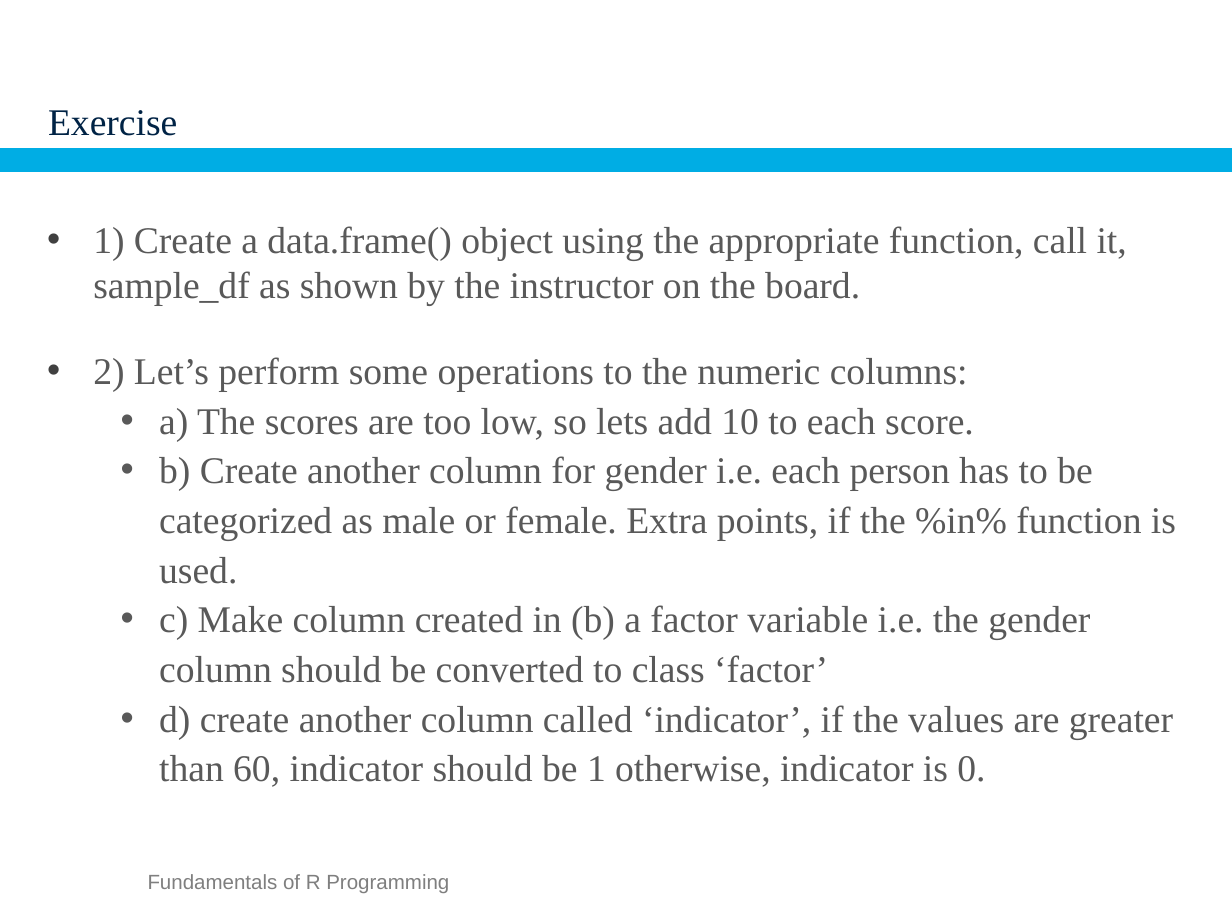
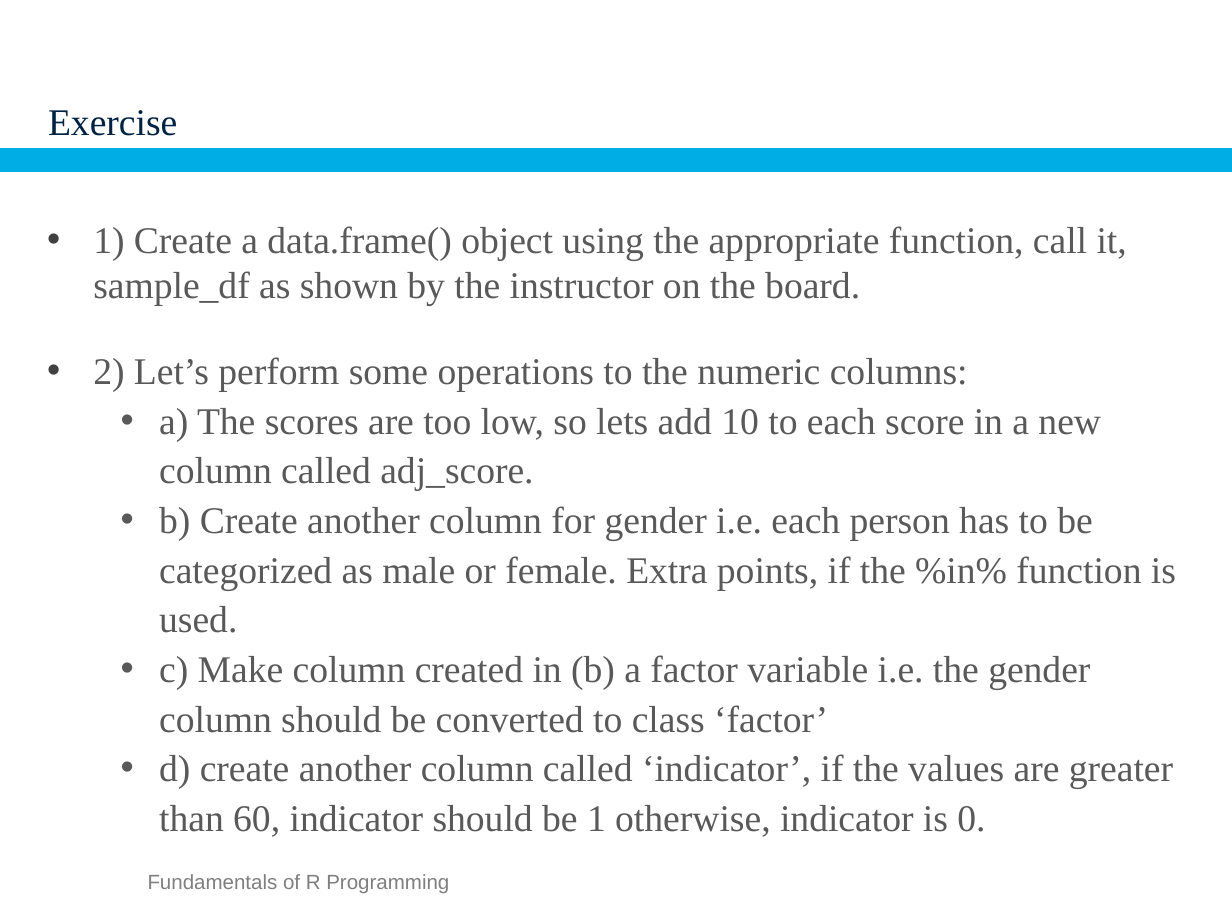
Before and after one commit to SSA-Statistical-Team-Projects/SAEPovTraineR, a slide deck: slide 13 of Presentations/part3_rfundamentals.pptx. Drawn at 1232x924 pixels with LibreOffice and Linux fonts; fonts in the diff are those of the drawing; background and template pictures are left out. Boxes give left, top, right and bottom in pixels: in the first picture for what was removed or moved away, otherwise in the second. Text is boxed around its words. In the diff, an @@ line names an element or a change of style, - is before the commit and + after.

```diff
--- a/Presentations/part3_rfundamentals.pptx
+++ b/Presentations/part3_rfundamentals.pptx
@@ text at <box>159,408,1101,491</box>: text changed @@
-      • a) The scores are too low, so lets add 10 to each score.
+      • a) The scores are too low, so lets add 10 to each score in a new column called adj_score.
```
Also in this commit, not shown: 1 other slide changed, 2 other files.
